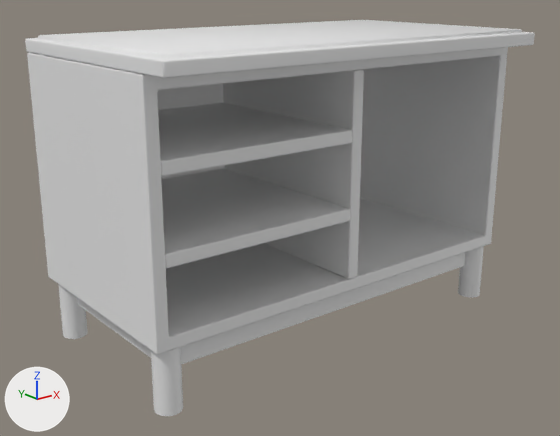
Renders of the FBX model Assets/Models/Furnitures/LegoTable.fbx from each side of a commit.
One viewpoint serves both versions: a 50 mm camera at (2.594, -0.983, 0.57) aimed at (3.36, -0.026, 0.187). Lighting does not change. The marker at lower left points along +X, +Y and +Z. Materials are left out; every surface is plain grey. Where no turn or scale is listed for an object, it has been applied to the vertices.

In view in the first picture: 'LegoTable'.
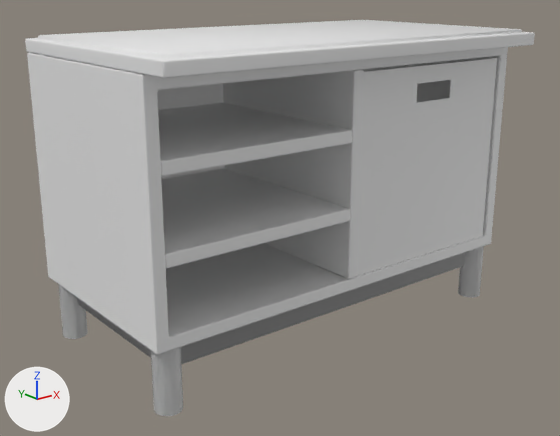
Commit message: lego boxes

The change, as a list of edits to the scene's bpy script:
```text
Change me_legotable:
    used by ob_legotable; location = (3.395, 0.009, 0.0)
    remove me_legotable.from_pydata(...)  # 412 vertices, 430 faces; spans x -0.358..0.343, y -0.233..0.166, z 0.0..0.485
    add me_legotable.from_pydata(...)  # 524 vertices, 590 faces; spans x -0.358..0.343, y -0.233..0.166, z 0.0..0.485
    me_legotable part 1: the loose piece of 24 vertices spanning x -0.35..-0.31, y 0.121..0.161, z 0.0..0.1 is copied, and the copy is moved by (0.0, -0.3, 0.0); it spans x -0.35..-0.31, y -0.179..-0.139, z 0.0..0.1
    me_legotable part 2: the loose piece of 24 vertices spanning x 0.3..0.34, y 0.121..0.161, z 0.0..0.1 is copied, and the copy is moved by (0.0, -0.3, 0.0); it spans x 0.3..0.34, y -0.179..-0.139, z 0.0..0.1
    me_legotable part 3: the loose piece of 24 vertices spanning x -0.35..-0.31, y -0.179..-0.139, z 0.0..0.1 is copied, and the copy is moved by (0.0, 0.3, 0.0); it spans x -0.35..-0.31, y 0.121..0.161, z 0.0..0.1
    me_legotable part 4: a new loose piece of 16 vertices spanning x -0.33..0.32, y -0.159..0.141, z 0.06..0.1
Add me_legobox:
    me_legobox.from_pydata(...)  # 64 vertices, 66 faces; spans x -0.157..0.157, y -0.172..0.172, z -0.125..0.191
Add ob_legobox:
    ob_legobox = bpy.data.objects.new('LegoBox', me_legobox)
    ob_legobox.location = (3.556, 0.0, 0.245)
```

Where the change shows, as pixel boxes (x1, y1, x2, y2) in the pictures (560 x 436 px):
'LegoBox', added: after (357, 57, 497, 276)
part 1 of me_legotable, added: after (151, 347, 183, 416)
part 2 of me_legotable, added: after (458, 247, 484, 298)
part 3 of me_legotable, added: after (58, 285, 88, 339)
part 4 of me_legotable, added: after (77, 253, 465, 364)
